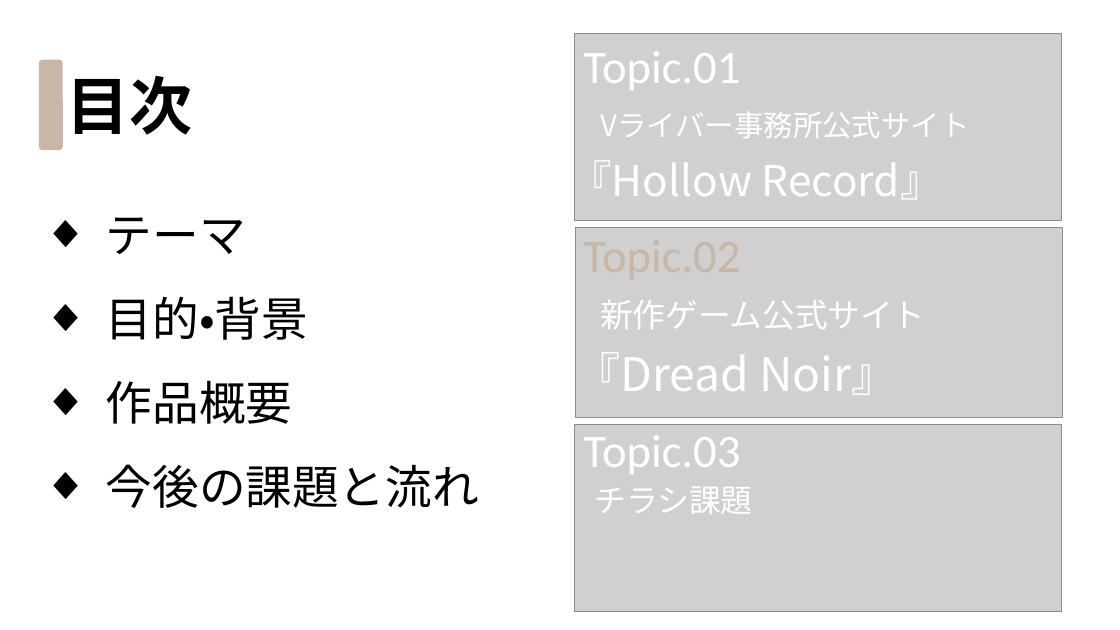
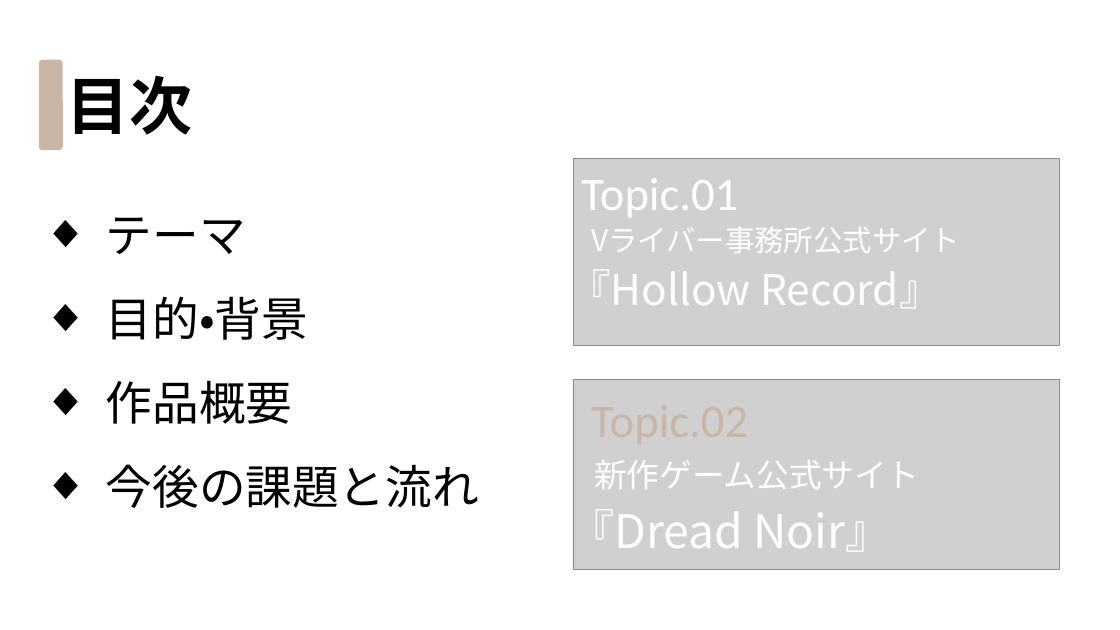
Before and after one commit to 25033tanaka/zemi, a slide deck: slide 2 of 中間発表.pptx. Drawn at 1120x630 pixels with LibreOffice and Linux fonts; fonts in the diff are those of the drawing; grey boxes stand for pictures. Boxes give left, top, right and bottom in pixels: in the first picture for what was removed or moved away, otherwise in the second. Text is boxed around its words. In the diff, an @@ line names an element or a change of style, - is before the commit and + after.

```diff
--- a/中間発表.pptx
+++ b/中間発表.pptx
@@ picture: place and size @@
-picture at box(574, 34, 1061, 220)
+picture at box(573, 158, 1060, 344)
@@ text "Topic.01": place and size @@
-text "Topic.01" at box(583, 51, 740, 90)
+text "Topic.01" at box(581, 178, 738, 217)
@@ title "Vライバー事務所公式サイト": place and size @@
-title "Vライバー事務所公式サイト" at box(600, 112, 969, 138)
+title "Vライバー事務所公式サイト" at box(591, 227, 960, 253)
@@ text "『Hollow Record』": place and size @@
-text "『Hollow Record』" at box(570, 153, 943, 206)
+text "『Hollow Record』" at box(568, 262, 941, 315)
@@ picture: place and size @@
-picture at box(576, 228, 1063, 418)
+picture at box(573, 380, 1060, 570)
@@ picture removed at box(574, 425, 1061, 612) @@
@@ text removed at box(583, 435, 740, 474) @@
-Topic.03
@@ text "新作ゲーム公式サイト": place and size @@
-text "新作ゲーム公式サイト" at box(600, 300, 925, 329)
+text "新作ゲーム公式サイト" at box(594, 460, 919, 489)
@@ text "『Dread Noir』": place and size @@
-text "『Dread Noir』" at box(574, 344, 897, 403)
+text "『Dread Noir』" at box(568, 501, 892, 560)
@@ text removed at box(594, 487, 752, 514) @@
-チラシ課題
```
Also in this commit, not shown: 2 other files.
